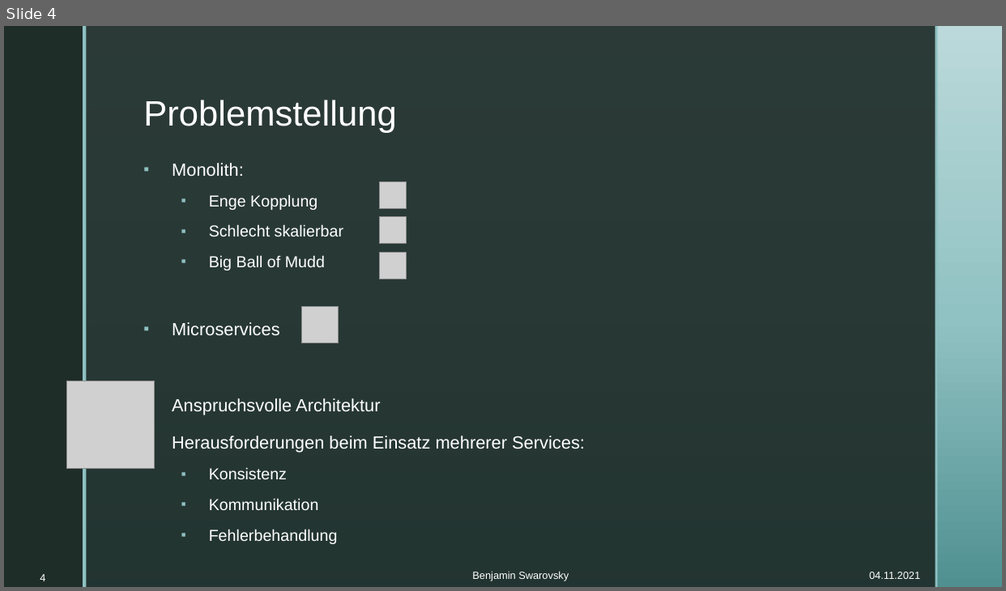
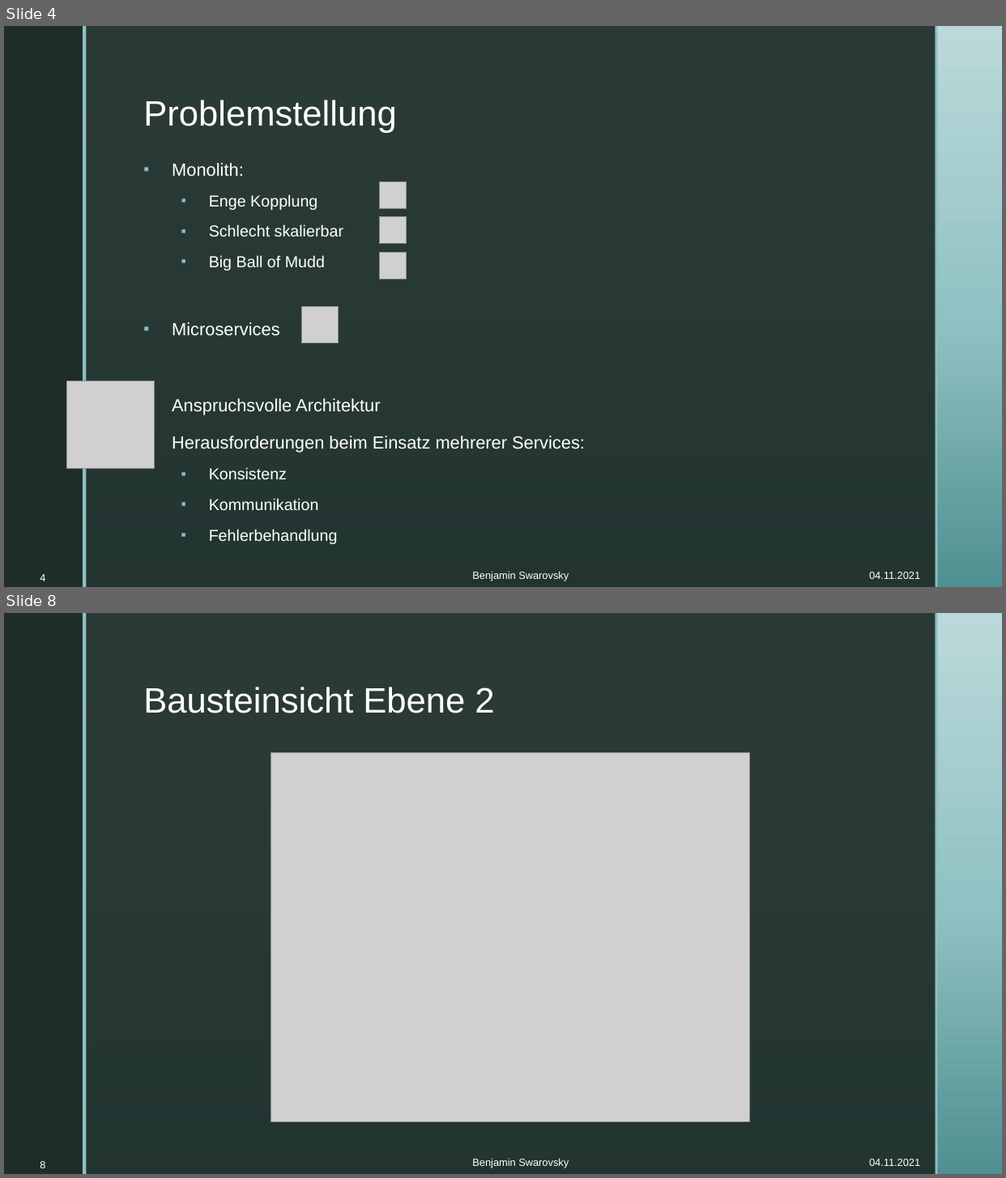
Before and after one commit to BenjaminS01/Abschluss, a slide deck: Vortrag.pptx. Shown one above the other, each under a label of ours: slide 4 before the commit, slides 4 and 8 after it; the slides between them are not shown. The pictures are 1006x591 and 1006x1178 pixels, drawn with LibreOffice and Linux fonts; fonts in the diff are those of the drawing; grey boxes stand for pictures; background and template pictures are left out. Boxes give left, top, right and bottom in pixels: in the first picture for what was removed or moved away, otherwise in the second. Text is boxed around its words. In the diff, an @@ line names an element or a change of style, - is before the commit and + after.

```diff
--- a/Vortrag.pptx
+++ b/Vortrag.pptx
@@ slide 8 added at (4, 613, 1002, 1174), background picture (left out); not listed: 4 template elements that a slide beside it also shows @@
@@ title added at (143, 687, 494, 713), 34 pt, text #FFFFFF @@
+Bausteinsicht Ebene 2
@@ picture added at (271, 753, 750, 1122) @@
@@ page number added at (40, 1161, 45, 1169), 10 pt, text #FFFFFF @@
+8
@@ text added at (472, 1158, 569, 1169), 10 pt, text #FFFFFF @@
+Benjamin Swarovsky
@@ text added at (869, 1159, 920, 1166), 10 pt, text #FFFFFF @@
+04.11.2021
```
Also in this commit, not shown: 3 slides changed, 4 other slides added.
